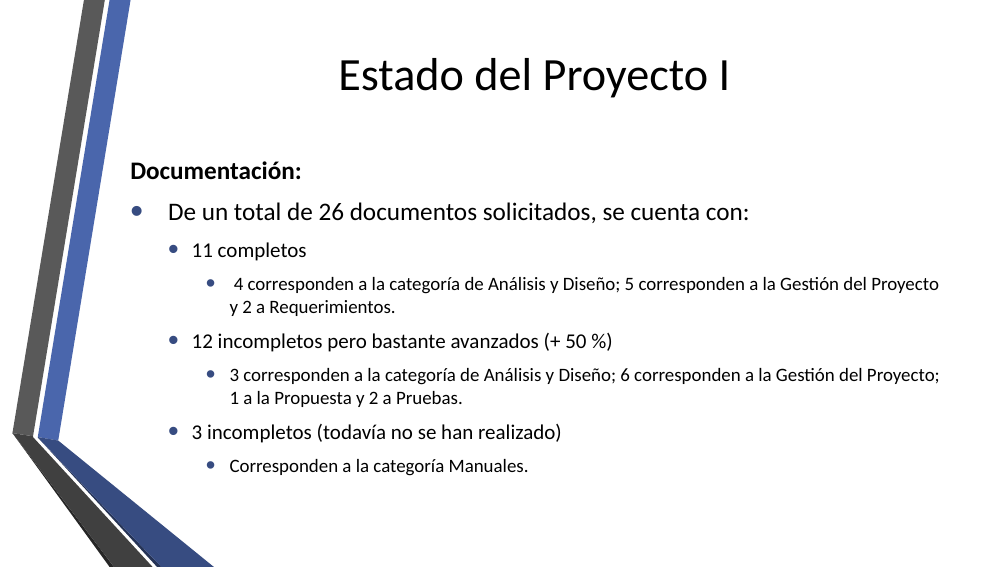
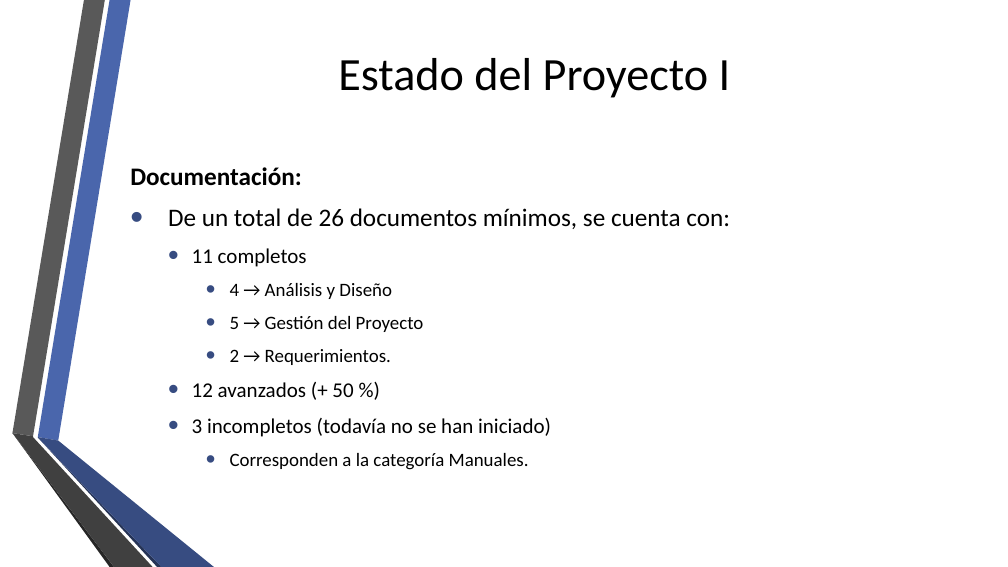
Before and after one commit to fge23/Sistema-VASPA, a slide deck: slide 13 of Presentaciones/presentacion vaspa - 12 - Noviembre 2019.pptx. Drawn at 1008x567 pixels with LibreOffice and Linux fonts; fonts in the diff are those of the drawing; background and template pictures are left out. Boxes give left, top, right and bottom in pixels: in the first picture for what was removed or moved away, otherwise in the second. Text is boxed around its words. In the diff, an @@ line names an element or a change of style, - is before the commit and + after.

```diff
--- a/Presentaciones/presentacion vaspa - 12 - Noviembre 2019.pptx
+++ b/Presentaciones/presentacion vaspa - 12 - Noviembre 2019.pptx
@@ text at (x1=168, y1=208, x2=730, y2=229): text changed @@
-• De un total de 26 documentos solicitados, se cuenta con:
+• De un total de 26 documentos mínimos, se cuenta con:
@@ text at (x1=192, y1=283, x2=551, y2=437): text changed @@
-    • 4 corresponden a la categoría de Análisis y Diseño; 5 corresponden a la Gestión del Proyecto y 2 a Requerimientos.
-  • 12 incompletos pero bastante avanzados (+ 50 %)
-    • 3 corresponden a la categoría de Análisis y Diseño; 6 corresponden a la Gestión del Proyecto; 1 a la Propuesta y 2 a Pruebas.
-  • 3 incompletos (todavía no se han realizado)
+    • 4 → Análisis y Diseño
+    • 5 → Gestión del Proyecto
+    • 2 → Requerimientos.
+  • 12 avanzados (+ 50 %)
+  • 3 incompletos (todavía no se han iniciado)
```
Also in this commit, not shown: 7 other slides changed, 1 slide added.
